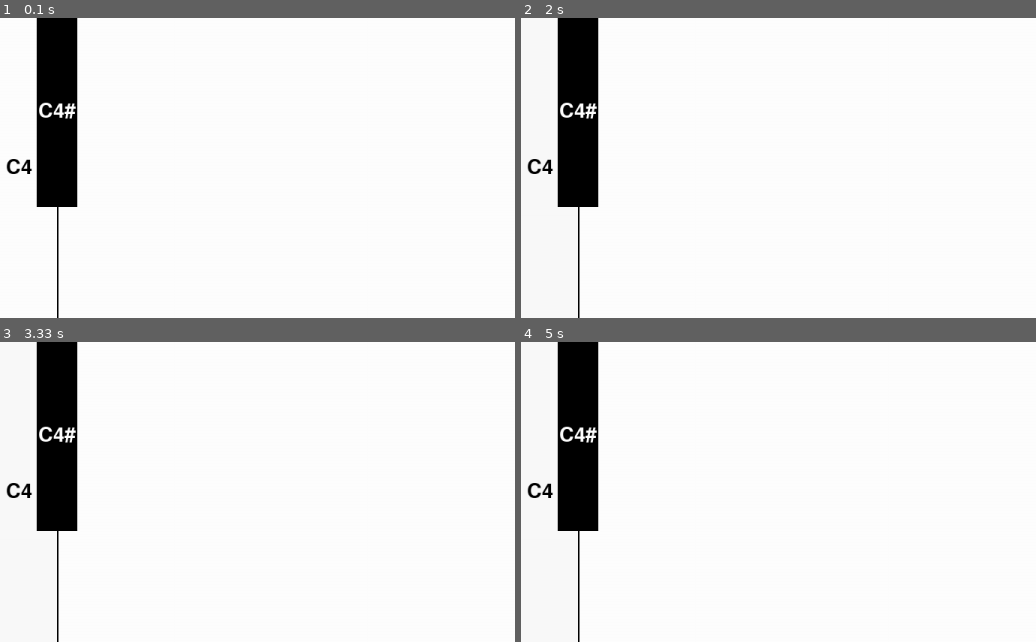
Above: before the commit, frames 1-4 (two rows, left to right).
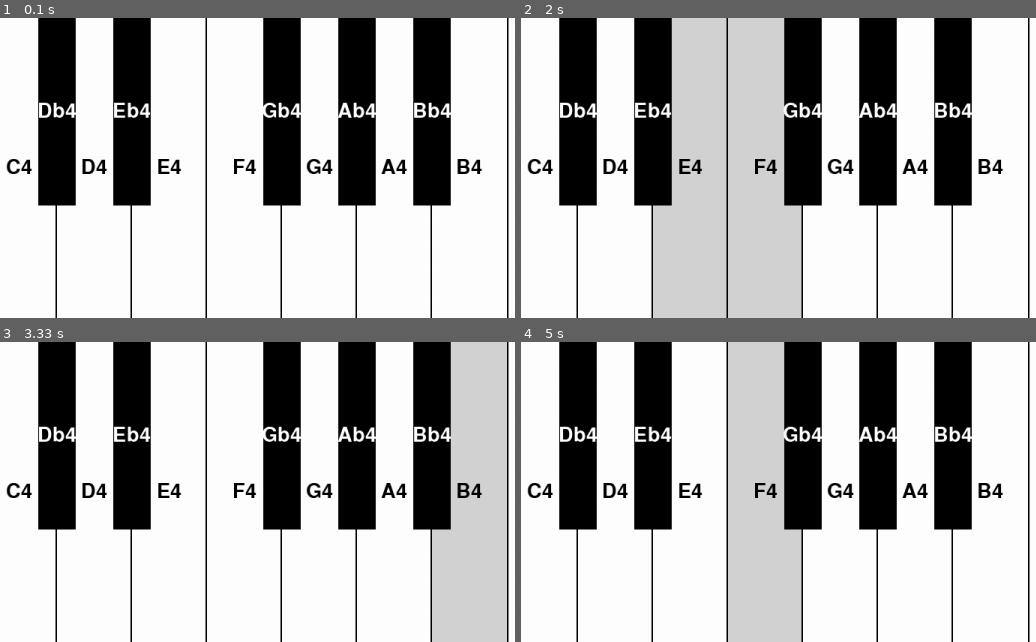
Above: after the commit, the same moments.

Repository: eden418/PygamePiano
Game: pygame game, started from main.py
Same seed, same stepped clock (60 frames per second), same inputs: the game is played once before the commit and once after it.
Inputs (mouse positions are in pixels of both pictures, inside the frame that each line leads up to):
- Up to frame 1 (0.1 s): no input
- Up to frame 2 (2 s): tap Y at 0.33 s; press the mouse at (840, 168) at 0.7 s; move the mouse to (933, 129) at 0.8 s; release the mouse at (1030, 90) at 0.93 s; hold J 1-1.47 s; hold D 1-1.47 s; tap E at 1.5 s; hold F from 1.83 s (still down); hold D from 1.83 s (still down)
- Up to frame 3 (3.33 s): release F at 2.3 s; release D at 2.3 s; press the mouse at (20, 492) at 2.37 s; move the mouse to (185, 516) at 2.47 s; release the mouse at (345, 540) at 2.6 s; click (468, 492) at 2.72 s, where only the run after the commit has a clickable "B4"; tap T at 3 s
- Up to frame 4 (5 s): hold G 3.33-3.8 s; hold D 3.33-3.8 s; press the mouse at (804, 435) at 3.87 s; move the mouse to (711, 477) at 3.97 s; release the mouse at (618, 516) at 4.1 s; tap H at 4.17 s; tap U at 4.5 s; press the mouse at (840, 492) at 4.87 s; move the mouse to (763, 438) at 4.97 s

The runs differ from the first frame. In frame 1, 22% of the frame differs, in the area x 6-99%, y 0-100%; in frame 2, 45%; in frame 3, 34%; in frame 4, 34%.

Commit message:
Added all sounds from middle c to B4. Added key press functionality. This is the first iteration.

Diff:
--- a/button_class.py
+++ b/button_class.py
@@ -1,26 +1,28 @@
 import pygame
+import os
 
 
 class Button:
-    def __init__(self, color, x, y, width, height, text='', text_color=(0,0,0)):
+    def __init__(self, color, x, y, width, height, text='', sound_filename=''):
         self.color = color
         if color == (0,0,0):
             self.isWhite = False
+            self.text_color = (255,255,255)
         else:
             self.isWhite = True
+            self.text_color = (0,0,0)
         self.x = x
         self.y = y
         self.width = width
         self.height = height
         self.text = text
-        self.text_color = text_color
+        self.sound = pygame.mixer.Sound(os.path.join('piano notes', sound_filename))
 
-
-    def draw(self, win, outline=None):
-        if outline:
+    def draw(self, win):
+        if self.isWhite:
             # The way to draw an outline is to go back two in the origin
             # And add 4 (two from each side) to the width and height
-            pygame.draw.rect(win, outline,
+            pygame.draw.rect(win, (0,0,0),
                              (self.x - 2, self.y - 2,
                               self.width + 4, self.height + 4), 0)
 
@@ -39,3 +41,9 @@
             if self.y < pos[1] < self.y + self.height:
                 return True
         return False
+
+    def play(self):
+        self.sound.play()
+
+    def stop(self):
+        self.sound.stop()
--- a/main.py
+++ b/main.py
@@ -12,19 +12,28 @@
 
 WHITE = (255, 255, 255)
 BLACK = (0, 0, 0)
+LIGHT_GRAY = (211, 211, 211)
+DARK_GRAY = (49, 49, 49)
 
-MIDDLE_C = Button(WHITE, 0, 0, 100, HEIGHT, "C4")
-MIDDLE_C_SOUND = pygame.mixer.Sound(os.path.join('piano notes', 'Piano.ff.C4.mp3'))
-C_SHARP = Button(BLACK, 75, 0, 50, 250, "C4#", WHITE)
-C_SHARP_SOUND = pygame.mixer.Sound(os.path.join('piano notes', 'Piano.ff.Db4.mp3'))
+C4 = Button(WHITE, 0, 0, 100, HEIGHT, "C4", 'Piano.ff.C4.mp3')
+Db4 = Button(BLACK, 75, 0, 50, 250, "Db4", 'Piano.ff.Db4.mp3')
+D4 = Button(WHITE, 100, 0, 100, HEIGHT, "D4", 'Piano.ff.D4.mp3')
+Eb4 = Button(BLACK, 175, 0, 50, 250, "Eb4", 'Piano.ff.Eb4.mp3')
+E4 = Button(WHITE, 200, 0, 100, HEIGHT, "E4", 'Piano.ff.E4.mp3')
+F4 = Button(WHITE, 300, 0, 100, HEIGHT, "F4", 'Piano.ff.F4.mp3')
+Gb4 = Button(BLACK, 375, 0, 50, 250, "Gb4", 'Piano.ff.Gb4.mp3')
+G4 = Button(WHITE, 400, 0, 100, HEIGHT, "G4", 'Piano.ff.G4.mp3')
+Ab4 = Button(BLACK, 475, 0, 50, 250, "Ab4", 'Piano.ff.Ab4.mp3')
+A4 = Button(WHITE, 500, 0, 100, HEIGHT, "A4", 'Piano.ff.A4.mp3')
+Bb4 = Button(BLACK, 575, 0, 50, 250, "Bb4", 'Piano.ff.Bb4.mp3')
+B4 = Button(WHITE, 600, 0, 100, HEIGHT, "B4", 'Piano.ff.B4.mp3')
 
-
-keys_list = [MIDDLE_C, C_SHARP]
+keys_list = [C4, D4, Db4, E4, F4, Eb4, G4, Gb4, A4, Ab4, B4, Bb4]
 
 def draw_window():
     WIN.fill(WHITE)
-    MIDDLE_C.draw(WIN, BLACK)
-    C_SHARP.draw(WIN, BLACK)
+    for key in keys_list:
+        key.draw(WIN)
 
     pygame.display.update()
 
@@ -32,18 +41,118 @@
     for key in keys_list:
         if key.isWhite:
             if key.isOver(mouse_pos):
-                key.color = (211, 211, 211)
+                key.color = LIGHT_GRAY
             else:
-                key.color = (250, 250, 250)
+                key.color = WHITE
         if not key.isWhite:
             if key.isOver(mouse_pos):
-                key.color = (49, 49, 49)
+                key.color = DARK_GRAY
             else:
-                key.color = (0, 0, 0)
+                key.color = BLACK
 
 def handle_click(mouse_pos):
-    if MIDDLE_C.isOver(mouse_pos):
-        MIDDLE_C_SOUND.play()
+    if Db4.isOver(mouse_pos):
+        Db4.play()
+    elif C4.isOver(mouse_pos):
+        C4.play()
+    elif Eb4.isOver(mouse_pos):
+        Eb4.play()
+    elif D4.isOver(mouse_pos):
+        D4.play()
+    elif E4.isOver(mouse_pos):
+        E4.play()
+    elif Gb4.isOver(mouse_pos):
+        Gb4.play()
+    elif F4.isOver(mouse_pos):
+        F4.play()
+    elif Ab4.isOver(mouse_pos):
+        Ab4.play()
+    elif G4.isOver(mouse_pos):
+        G4.play()
+    elif Bb4.isOver(mouse_pos):
+        Bb4.play()
+    elif A4.isOver(mouse_pos):
+        A4.play()
+    elif B4.isOver(mouse_pos):
+        B4.play()
+
+def handle_pressed_key(pressed_key):
+    if pressed_key == pygame.K_a:
+        C4.play()
+        C4.color = LIGHT_GRAY
+    if pressed_key == pygame.K_w:
+        Db4.play()
+        Db4.color = DARK_GRAY
+    if pressed_key == pygame.K_s:
+        D4.play()
+        D4.color = LIGHT_GRAY
+    if pressed_key == pygame.K_e:
+        Eb4.play()
+        Eb4.color = DARK_GRAY
+    if pressed_key == pygame.K_d:
+        E4.play()
+        E4.color = LIGHT_GRAY
+    if pressed_key == pygame.K_f:
+        F4.play()
+        F4.color = LIGHT_GRAY
+    if pressed_key == pygame.K_t:
+        Gb4.play()
+        Gb4.color = DARK_GRAY
+    if pressed_key == pygame.K_g:
+        G4.play()
+        G4.color = LIGHT_GRAY
+    if pressed_key == pygame.K_y:
+        Ab4.play()
+        Ab4.color = DARK_GRAY
+    if pressed_key == pygame.K_h:
+        A4.color = LIGHT_GRAY
+        A4.play()
+    if pressed_key == pygame.K_u:
+        Bb4.play()
+        Bb4.color = DARK_GRAY
+    if pressed_key == pygame.K_j:
+        B4.play()
+        B4.color = LIGHT_GRAY
+
+
+
+def handle_unpressed_key(unpressed_key):
+    if unpressed_key == pygame.K_a:
+        C4.stop()
+        C4.color = WHITE
+    if unpressed_key == pygame.K_w:
+        Db4.stop()
+        Db4.color = BLACK
+    if unpressed_key == pygame.K_s:
+        D4.stop()
+        D4.color = WHITE
+    if unpressed_key == pygame.K_e:
+        Eb4.stop()
+        Eb4.color = BLACK
+    if unpressed_key == pygame.K_d:
+        E4.stop()
+        E4.color = WHITE
+    if unpressed_key == pygame.K_f:
+        F4.stop()
+        F4.color = WHITE
+    if unpressed_key == pygame.K_t:
+        Gb4.stop()
+        Gb4.color = BLACK
+    if unpressed_key == pygame.K_g:
+        G4.stop()
+        G4.color = WHITE
+    if unpressed_key == pygame.K_y:
+        Ab4.stop()
+        Ab4.color = BLACK
+    if unpressed_key == pygame.K_h:
+        A4.stop()
+        A4.color = WHITE
+    if unpressed_key == pygame.K_u:
+        Bb4.stop()
+        Bb4.color = BLACK
+    if unpressed_key == pygame.K_j:
+        B4.stop()
+        B4.color = WHITE
 
 
 def main():
@@ -60,7 +169,11 @@
             if event.type == pygame.MOUSEBUTTONDOWN:
                 handle_click(mouse_pos)
             if event.type == pygame.MOUSEBUTTONUP:
-                MIDDLE_C_SOUND.stop()
+                pygame.mixer.stop()
+            if event.type == pygame.KEYDOWN:
+                handle_pressed_key(event.key)
+            if event.type == pygame.KEYUP:
+                handle_unpressed_key(event.key)
 
 if __name__ == '__main__':
     main()
Not shown, added: piano notes/Piano.ff.A4.mp3
Not shown, added: piano notes/Piano.ff.Ab4.mp3
Not shown, added: piano notes/Piano.ff.B4.mp3
Not shown, added: piano notes/Piano.ff.Bb4.mp3
Not shown, added: piano notes/Piano.ff.D4.mp3
Not shown, changed: piano notes/Piano.ff.Db4.mp3
Not shown, added: piano notes/Piano.ff.E4.mp3
Not shown, added: piano notes/Piano.ff.Eb4.mp3
Not shown, added: piano notes/Piano.ff.F4.mp3
Not shown, added: piano notes/Piano.ff.G4.mp3
Not shown, added: piano notes/Piano.ff.Gb4.mp3
